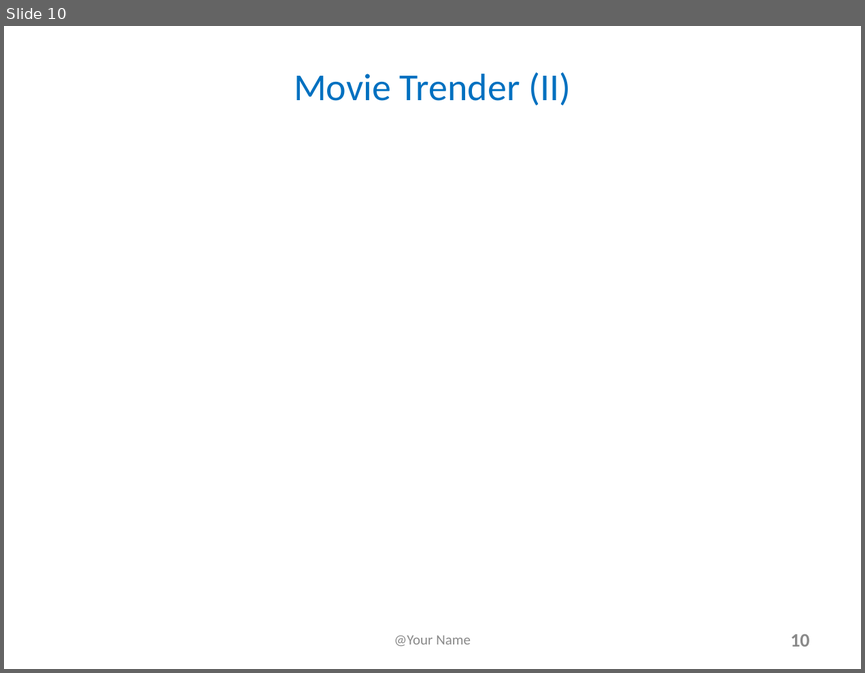
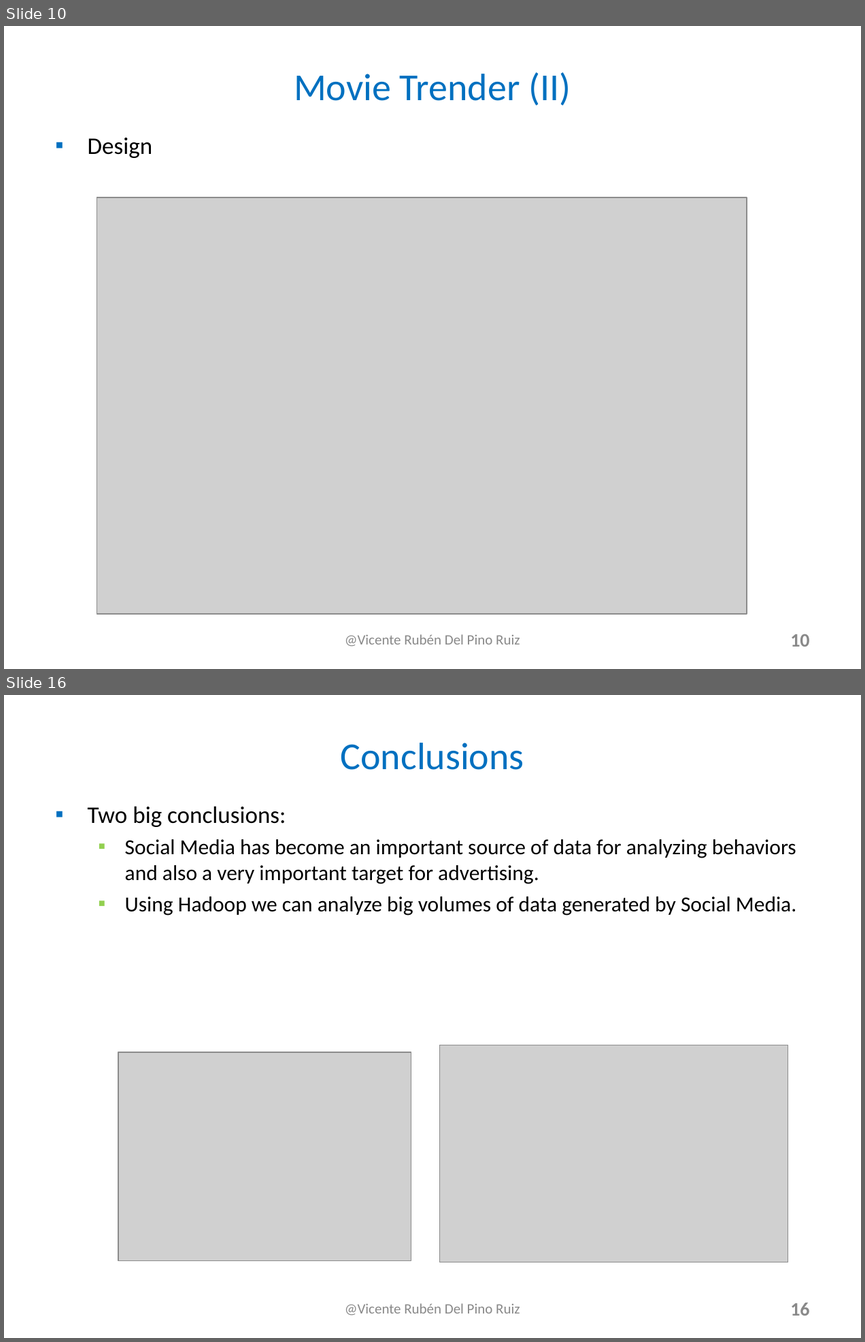
Before and after one commit to MovieTrender/Documentation, a slide deck: Big Data Case Study in Social Media.ppt. Shown one above the other, each under a label of ours: slide 10 before the commit, slides 10 and 16 after it; the slides between them are not shown. The pictures are 865x673 and 865x1342 pixels, drawn with LibreOffice and Linux fonts; fonts in the diff are those of the drawing; grey boxes stand for pictures. Boxes give left, top, right and bottom in pixels: in the first picture for what was removed or moved away, otherwise in the second. Text is boxed around its words. In the diff, an @@ line names an element or a change of style, - is before the commit and + after.

```diff
--- a/Big Data Case Study in Social Media.ppt
+++ b/Big Data Case Study in Social Media.ppt
@@ slide 16 added at (4,695,861,1338), background #FFFFFF @@
@@ title added at (341,743,524,770), 32 pt, text #0070C0 @@
+Conclusions
@@ text added at (88,806,796,915), 18 pt, text #000000 @@
+▪ Two big conclusions:
+  ▪ Social Media has become an important source of data for analyzing behaviors and also a very important target for advertising.
+  ▪ Using Hadoop we can analyze big volumes of data generated by Social Media.
@@ picture added at (118,1052,411,1261) @@
@@ picture added at (439,1045,787,1261) @@
@@ text added at (345,1303,519,1315), 12 pt, text #898989 @@
+@Vicente Rubén Del Pino Ruiz
@@ page number added at (790,1302,809,1315), 16 pt, text #898989, bold @@
+16
@@ slide 10 changed as well @@
@@ text added at (88,138,153,158), 20 pt, text #000000 @@
+▪ Design
@@ picture added at (96,197,746,614) @@
@@ text at (345,634,519,646): text changed @@
-@Your Name
+@Vicente Rubén Del Pino Ruiz
```
Also in this commit, not shown: 9 other slides changed, 2 other slides added, 3 slides removed, 1 other file.
